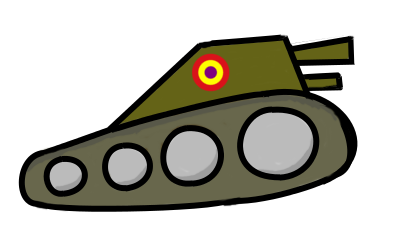
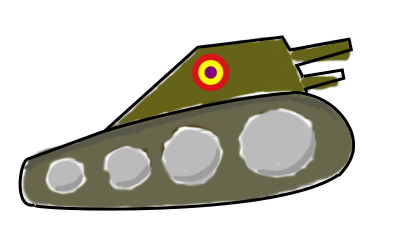
Layered file, before and after one edit (420×230). Changes by layer:
added layer "Layer #3" above "Layer #2" over [18, 35, 356, 211]
hid "Layer #2" over [18, 34, 358, 212]
